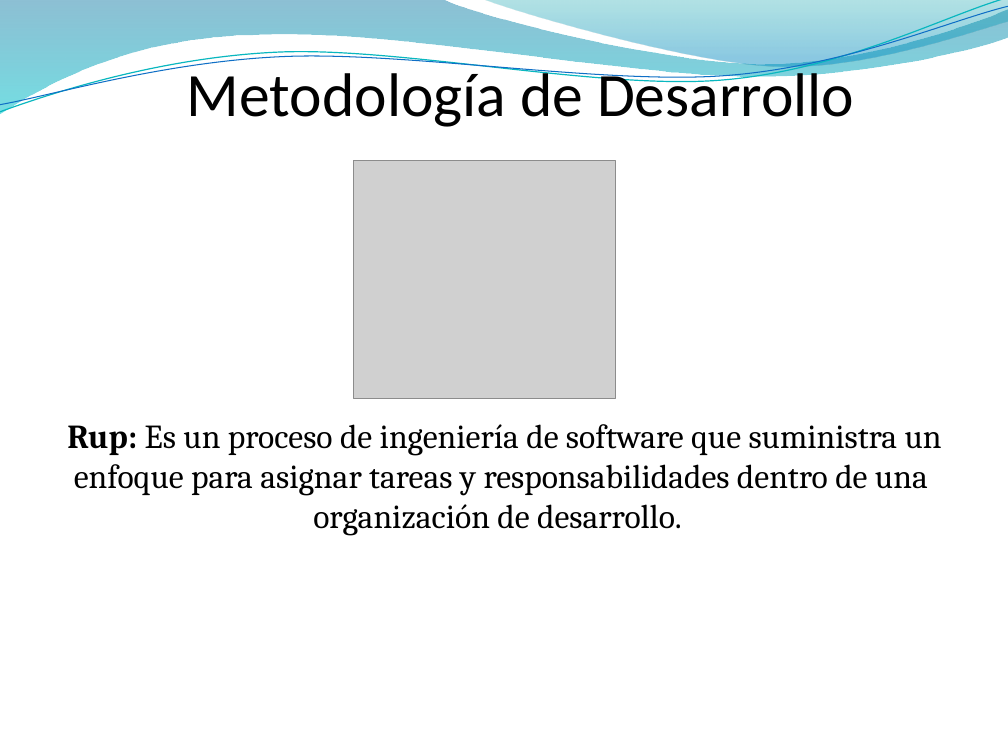
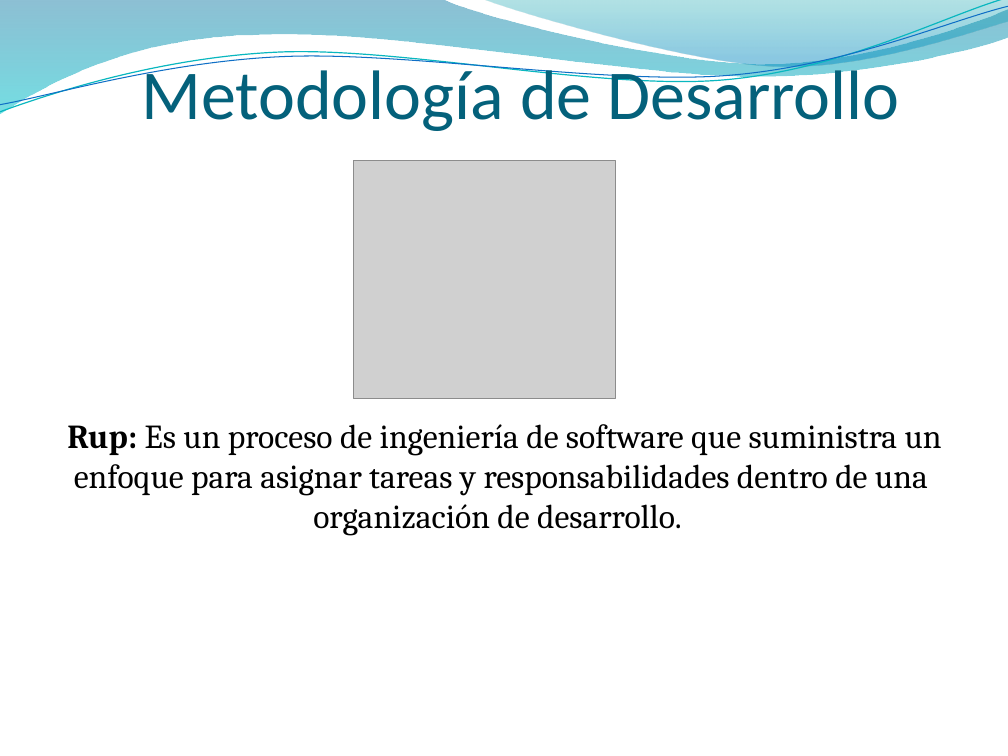
Before and after one commit to francben/proyectoDeliberyApp, a slide deck: slide 6 of Para Presentacion final.pptx. Drawn at 1008x756 pixels with LibreOffice and Linux fonts; fonts in the diff are those of the drawing; grey boxes stand for pictures; background and template pictures are left out. Boxes give left, top, right and bottom in pixels: in the first picture for what was removed or moved away, otherwise in the second. Text is boxed around its words. In the diff, an @@ line names an element or a change of style, - is before the commit and + after.

```diff
--- a/Para Presentacion final.pptx
+++ b/Para Presentacion final.pptx
@@ text "Metodología de Desarrollo" at (x1=141, y1=61, x2=899, y2=131): size 44 to 50 pt, text colour #000000 to #04617B @@
```
Also in this commit, not shown: 6 other slides changed.
